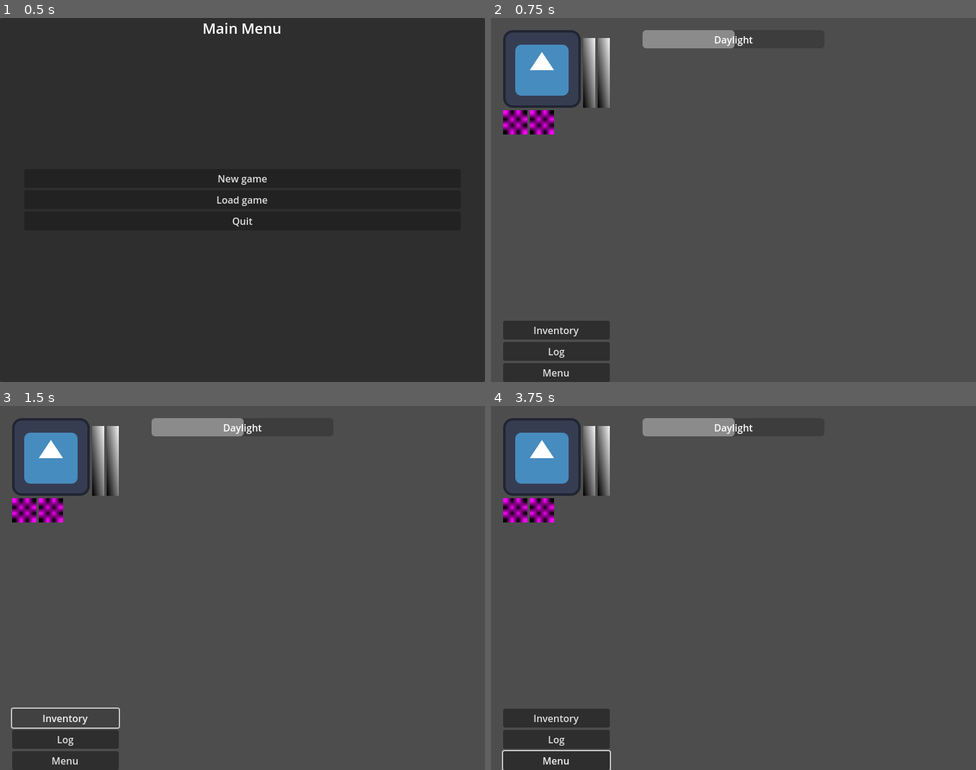
Above: before the commit, frames 1-4 (two rows, left to right).
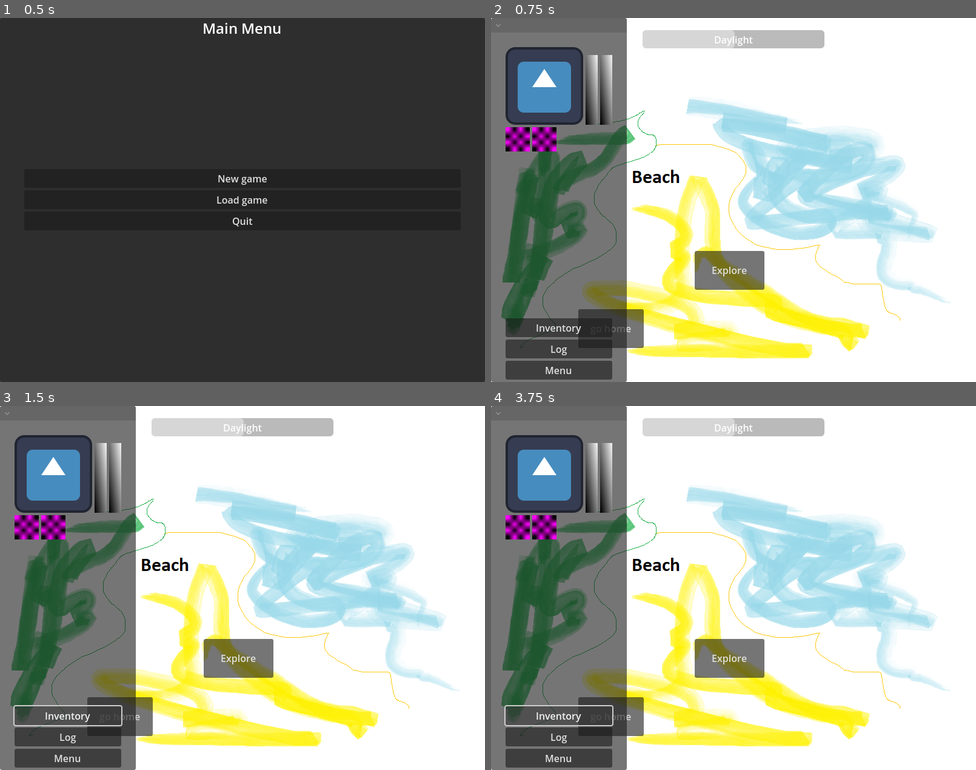
Above: after the commit, the same moments.

Repository: jackdarker/Octopant
Game: Godot game, scene res://ui/Loadingscreen.tscn
Same seed, same stepped clock (60 frames per second), same inputs: the game is played once before the commit and once after it. The engine's default icon, where the game draws it, is replaced by a stand-in: a white triangle on a blue panel in a dark square.
Inputs (mouse positions are in pixels of both pictures, inside the frame that each line leads up to):
- Up to frame 1 (0.5 s): no input
- Up to frame 2 (0.75 s): click "New game" at 0.5 s
- Up to frame 3 (1.5 s): click "Inventory" at 1.25 s
- Up to frame 4 (3.75 s): click "Log" at 2 s; click "Menu" at 2.75 s; click (612, 715) at 3.5 s, where only the run after the commit has a clickable "go home"

Frame 1 is identical in both runs. In frame 2, 93% of the frame differs, in the area x 0-100%, y 0-100%; in frame 3, 93%; in frame 4, 93%.
Error before the commit: Invalid assignment of property or key 'gameUI' with value of type 'CanvasLayer (GameUI)' on a base object of type 'Node (global_script.gd)'. (res://game/main_s…

Commit message:
message_box

Diff:
--- a/game/main_scene.gd
+++ b/game/main_scene.gd
@@ -4,5 +4,24 @@
 signal time_passed(_secondsPassed)
 signal saveLoadingFinished
 
+var actual_scene
+
 func _ready() -> void:
-	Global.gameUI = $Hud	# load("res://ui/hud.tscn").instance()	#GameUI
+	Global.ui = $Hud	# load("res://ui/hud.tscn").instance()	#GameUI
+	goto_scene("res://modules/default/world/nav_beach.tscn")
+
+
+func goto_scene(path):
+	_deferred_goto_scene.call_deferred(path)
+
+
+func _deferred_goto_scene(path):
+	# It is now safe to remove the current scene.
+	if(actual_scene):
+		actual_scene.free()
+	# Load the new scene.
+	var s = ResourceLoader.load(path)
+	# Instance the new scene.
+	actual_scene = s.instantiate()
+	# Add it to the active scene, as child of root.
+	get_node("Scene").add_child(actual_scene)
--- a/game/main_scene.tscn
+++ b/game/main_scene.tscn
@@ -6,4 +6,10 @@
 [node name="MainScene" type="Node"]
 script = ExtResource("1_qk4lp")
 
+[node name="MessageHolder" type="Node" parent="."]
+
+[node name="Scene" type="CanvasLayer" parent="."]
+layer = -1
+
 [node name="Hud" parent="." instance=ExtResource("2_bg2q0")]
+layer = 0
--- a/modules/default/world/nav_beach.gd
+++ b/modules/default/world/nav_beach.gd
@@ -1,9 +1,18 @@
 extends "res://ui/navigation_scene.gd"
 
 
+func _read()-> void:
+	pass
+
 func _on_bt_home_pressed() -> void:
+	show_Intro()
 	pass # Replace with function body.
 
 
 func _on_bt_explore_pressed() -> void:
 	pass # Replace with function body.
+
+func show_Intro():
+	var s = ResourceLoader.load("res://ui/message_box.tscn").instantiate()
+	s.text= "you wake up at the beach"
+	get_node("../../MessageHolder").add_child(s)
--- a/ui/hud.tscn
+++ b/ui/hud.tscn
@@ -6,30 +6,34 @@
 [node name="Hud" type="CanvasLayer"]
 script = ExtResource("1_276te")
 
-[node name="MarginContainer" type="MarginContainer" parent="."]
+[node name="FoldableContainer" type="FoldableContainer" parent="."]
 anchors_preset = 9
 anchor_bottom = 1.0
-offset_right = 196.0
+offset_right = 204.0
 grow_vertical = 2
+
+[node name="MarginContainer" type="MarginContainer" parent="FoldableContainer"]
+layout_mode = 2
 theme_override_constants/margin_left = 20
 theme_override_constants/margin_top = 20
+theme_override_constants/margin_right = 20
 
-[node name="PlayerStatus" parent="MarginContainer" instance=ExtResource("2_276te")]
+[node name="PlayerStatus" parent="FoldableContainer/MarginContainer" instance=ExtResource("2_276te")]
 layout_mode = 2
 
-[node name="VBoxContainer" type="VBoxContainer" parent="MarginContainer"]
+[node name="VBoxContainer" type="VBoxContainer" parent="FoldableContainer/MarginContainer"]
 layout_mode = 2
 size_flags_vertical = 8
 
-[node name="btInventory" type="Button" parent="MarginContainer/VBoxContainer"]
+[node name="btInventory" type="Button" parent="FoldableContainer/MarginContainer/VBoxContainer"]
 layout_mode = 2
 text = "Inventory"
 
-[node name="btQuest" type="Button" parent="MarginContainer/VBoxContainer"]
+[node name="btQuest" type="Button" parent="FoldableContainer/MarginContainer/VBoxContainer"]
 layout_mode = 2
 text = "Log"
 
-[node name="btMenu" type="Button" parent="MarginContainer/VBoxContainer"]
+[node name="btMenu" type="Button" parent="FoldableContainer/MarginContainer/VBoxContainer"]
 custom_minimum_size = Vector2(100, 0)
 layout_mode = 2
 text = "Menu"
--- /dev/null
+++ b/ui/message_box.gd
@@ -0,0 +1,35 @@
+extends Panel
+
+@export var text:String = "Choose something"
+@export var bt1Text:String ="Next"
+@export var bt2Text:String =""
+@export var bt3Text:String =""
+@export var bt4Text:String =""
+@export var bt1Enabled:int = 1
+@export var bt2Enabled:int = 0
+@export var bt3Enabled:int = 0
+@export var bt4Enabled:int = 0
+
+
+# Called when the node enters the scene tree for the first time.
+func _ready() -> void:
+	$CenterContainer/Panel/MarginContainer/VBoxContainer/RichTextLabel.text=text
+	$CenterContainer/Panel/MarginContainer/VBoxContainer/bt1.text=bt1Text
+	$CenterContainer/Panel/MarginContainer/VBoxContainer/bt2.text=bt2Text
+	$CenterContainer/Panel/MarginContainer/VBoxContainer/bt2.visible=(bt1Enabled==1)
+
+
+# Called every frame. 'delta' is the elapsed time since the previous frame.
+func _process(delta: float) -> void:
+	pass
+
+
+func _on_bt_pressed() -> void:
+	close()
+	pass # Replace with function body.
+
+func close()-> void:
+	close_deffered.call_deferred()
+
+func close_deffered():
+	self.queue_free()
--- /dev/null
+++ b/ui/message_box.tscn
@@ -0,0 +1,74 @@
+[gd_scene load_steps=2 format=3 uid="uid://dnov0pm53vcf"]
+
+[ext_resource type="Script" uid="uid://dyciptvwtgklv" path="res://ui/message_box.gd" id="1_otacr"]
+
+[node name="MessageBox" type="Panel"]
+anchors_preset = 15
+anchor_right = 1.0
+anchor_bottom = 1.0
+grow_horizontal = 2
+grow_vertical = 2
+script = ExtResource("1_otacr")
+
+[node name="CenterContainer" type="CenterContainer" parent="."]
+layout_mode = 1
+anchors_preset = 8
+anchor_left = 0.5
+anchor_top = 0.5
+anchor_right = 0.5
+anchor_bottom = 0.5
+offset_left = -20.0
+offset_top = -20.0
+offset_right = 20.0
+offset_bottom = 20.0
+grow_horizontal = 2
+grow_vertical = 2
+
+[node name="Panel" type="Panel" parent="CenterContainer"]
+custom_minimum_size = Vector2(400, 400)
+layout_mode = 2
+
+[node name="MarginContainer" type="MarginContainer" parent="CenterContainer/Panel"]
+layout_mode = 1
+anchors_preset = 15
+anchor_right = 1.0
+anchor_bottom = 1.0
+grow_horizontal = 2
+grow_vertical = 2
+theme_override_constants/margin_left = 10
+theme_override_constants/margin_top = 10
+theme_override_constants/margin_right = 10
+theme_override_constants/margin_bottom = 10
+
+[node name="VBoxContainer" type="VBoxContainer" parent="CenterContainer/Panel/MarginContainer"]
+layout_mode = 2
+alignment = 2
+
+[node name="RichTextLabel" type="RichTextLabel" parent="CenterContainer/Panel/MarginContainer/VBoxContainer"]
+layout_mode = 2
+size_flags_vertical = 3
+text = "Lisboa, 08 dez 2025 (Lusa) – A Associação Nacional dos Técnicos de Emergência Médica (ANTEM) criticou hoje o trabalho da Comissão Técnica Independente (CTI) do INEM, afirmando que as declarações da presidente, Leonor Furtado, são “profundamente preocupantes”.
+
+A posição da ANTEM surge após a entrevista de Leonor Furtado ao Observador, na qual disse que o Instituto Nacional de Emergência Médica (INEM) apresenta falhas estruturais “em quase todas as áreas”, incluindo sistemas de informação, articulação dos meios e triagem das ocorrências."
+scroll_following = true
+
+[node name="bt1" type="Button" parent="CenterContainer/Panel/MarginContainer/VBoxContainer"]
+layout_mode = 2
+text = "Button #1"
+
+[node name="bt2" type="Button" parent="CenterContainer/Panel/MarginContainer/VBoxContainer"]
+layout_mode = 2
+text = "Button #1"
+
+[node name="bt3" type="Button" parent="CenterContainer/Panel/MarginContainer/VBoxContainer"]
+layout_mode = 2
+text = "Button #1"
+
+[node name="bt4" type="Button" parent="CenterContainer/Panel/MarginContainer/VBoxContainer"]
+layout_mode = 2
+text = "Button #1"
+
+[connection signal="pressed" from="CenterContainer/Panel/MarginContainer/VBoxContainer/bt1" to="." method="_on_bt_pressed"]
+[connection signal="pressed" from="CenterContainer/Panel/MarginContainer/VBoxContainer/bt2" to="." method="_on_bt_pressed"]
+[connection signal="pressed" from="CenterContainer/Panel/MarginContainer/VBoxContainer/bt3" to="." method="_on_bt_pressed"]
+[connection signal="pressed" from="CenterContainer/Panel/MarginContainer/VBoxContainer/bt4" to="." method="_on_bt_pressed"]
Not shown, added: ui/message_box.gd.uid
